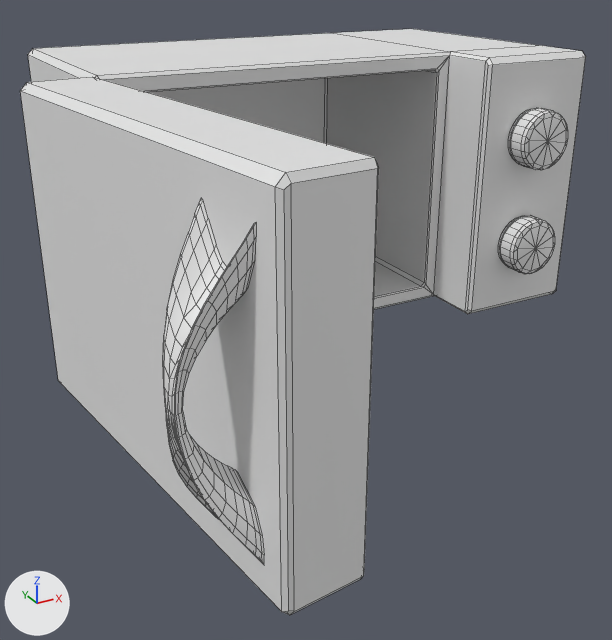
Two versions of the FBX model Assets/Art/Meshes/Furniture/SM_Microwave.fbx, one commit apart.
Camera for both pictures: a 50 mm camera at (-0.628, -1.175, 0.518) aimed at (-0.139, -0.286, 0.073). The lights are fixed; the arrows at lower left show +X, +Y and +Z. Mesh edges are drawn as thin lines. Vertices at the same position are counted once.

The first picture shows 'Microwave'.
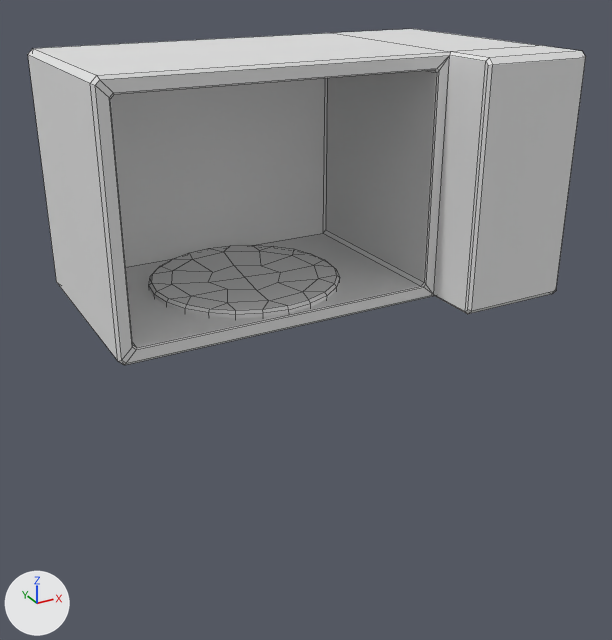
Edits to the bpy script that builds the scene:
```text
Add mat_material_001:
    mat_material_001 = principled_material('Material.001')
    mat_material_001.base_color = (0.8, 0.8, 0.8)  # white #e7e7e7
Change me_cylinder_004:
    used by ob_microwave; location = (0.0, 0.0, 0.0)
    remove me_cylinder_004.from_pydata(...)  # 860 vertices, 841 faces; spans x -0.449..0.331, y -0.694..0.158, z 0.012..0.384
    add me_cylinder_004.from_pydata(...)  # 163 vertices, 160 faces; spans x -0.362..0.331, y -0.269..0.158, z 0.012..0.384
    me_cylinder_004 part 1: the loose piece of 386 vertices spanning x -0.449..-0.387, y -0.666..-0.59, z 0.05..0.345 is deleted
    me_cylinder_004 part 2: the loose piece of 133 vertices spanning x 0.193..0.276, y -0.303..-0.268, z 0.074..0.157 is deleted
    me_cylinder_004 part 3: the loose piece of 133 vertices spanning x 0.193..0.276, y -0.303..-0.268, z 0.23..0.313 is deleted
    me_cylinder_004 part 4
    45 vertices are removed from x -0.444..-0.297, y -0.694..-0.178, z 0.012..0.384
    45 faces are deleted
    add me_cylinder_004.materials.append(mat_material_001)  # white #e7e7e7
```

Changed parts and their boxes (x1, y1, x2, y2) in the pictures (612 x 640 px):
'Microwave', reshaped (43% shorter)
    before: (20, 29, 586, 615)
    after: (28, 29, 586, 365)
part 1 of me_cylinder_004, deleted
    before: (163, 199, 264, 564)
part 2 of me_cylinder_004, deleted
    before: (499, 215, 555, 274)
part 3 of me_cylinder_004, deleted
    before: (509, 108, 568, 170)
part 4 of me_cylinder_004, deleted
    before: (20, 77, 379, 615)
